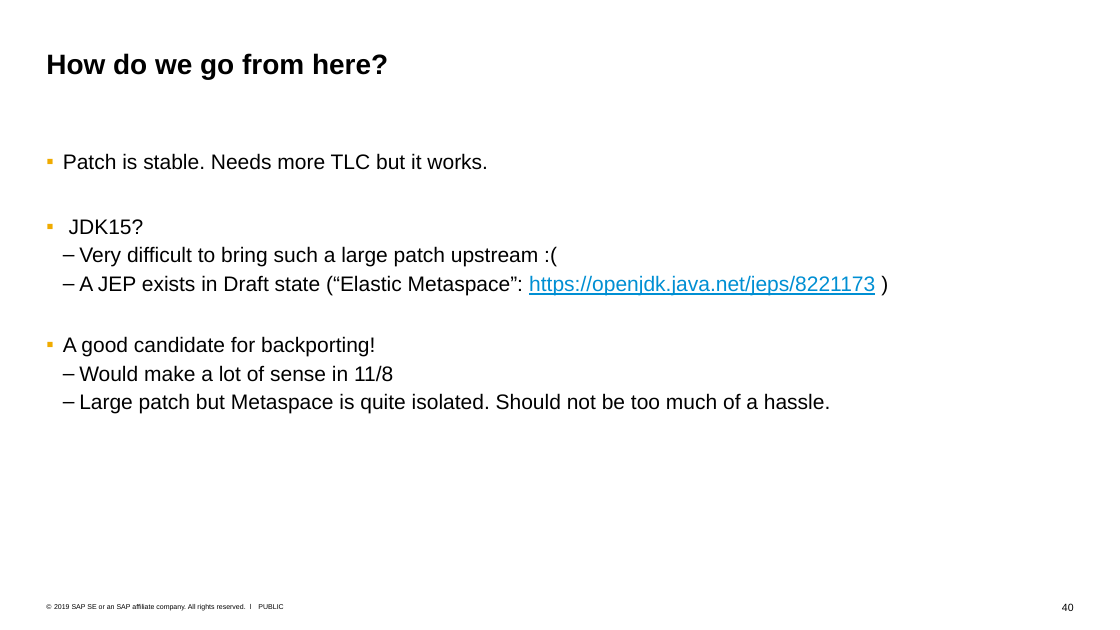
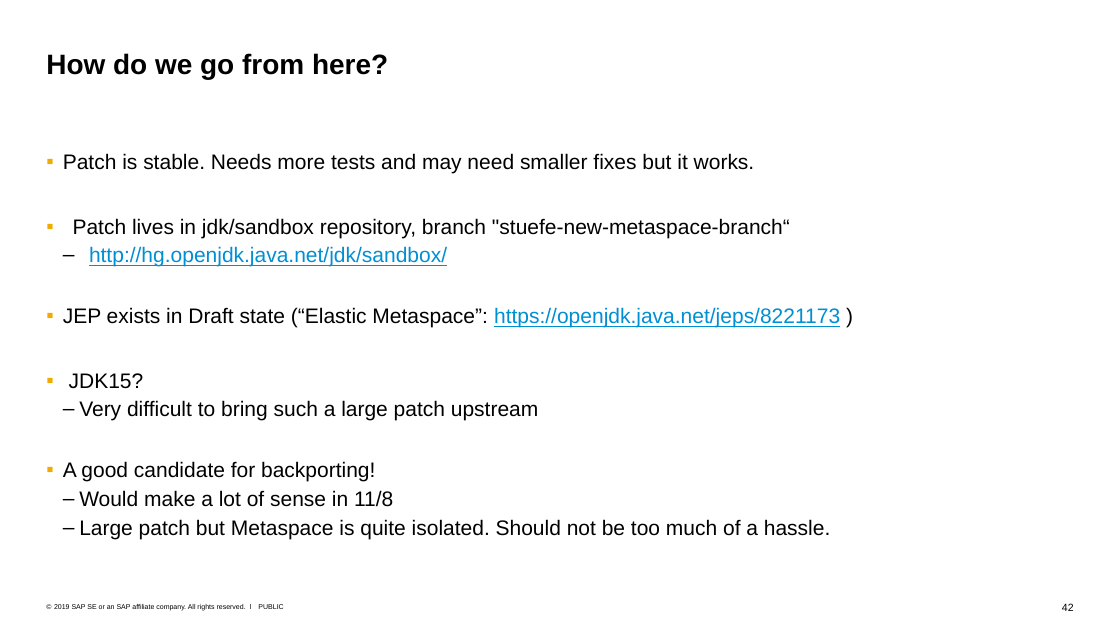
Before and after one commit to tstuefe/talk-fosdem20, a slide deck: slide 42 of fosdem20-taming-metaspace.pptx (slide 40 before the commit). Drawn at 1120x630 pixels with LibreOffice and Linux fonts; fonts in the diff are those of the drawing. Boxes give left, top, right and bottom in pixels: in the first picture for what was removed or moved away, otherwise in the second. Text is boxed around its words. In the diff, an @@ line names an element or a change of style, - is before the commit and + after.

```diff
--- a/fosdem20-taming-metaspace.pptx
+++ b/fosdem20-taming-metaspace.pptx
@@ text at box(63, 153, 840, 328): text changed @@
-  ▪ Patch is stable. Needs more TLC but it works.
+  ▪ Patch is stable. Needs more tests and may need smaller fixes but it works.
+  ▪ Patch lives in jdk/sandbox repository, branch "stuefe-new-metaspace-branch“
+    – http://hg.openjdk.java.net/jdk/sandbox/
+  ▪ JEP exists in Draft state (“Elastic Metaspace”: https://openjdk.java.net/jeps/8221173 )
@@ text at box(79, 400, 538, 421): text changed @@
-    – Very difficult to bring such a large patch upstream :(
-    – A JEP exists in Draft state (“Elastic Metaspace”: https://openjdk.java.net/jeps/8221173 )
+    – Very difficult to bring such a large patch upstream
@@ page number at box(1062, 603, 1074, 611): text changed @@
-40
+42
```
Also in this commit, not shown: 9 other slides changed, 3 slides added, 1 slide removed, 1 other file.
